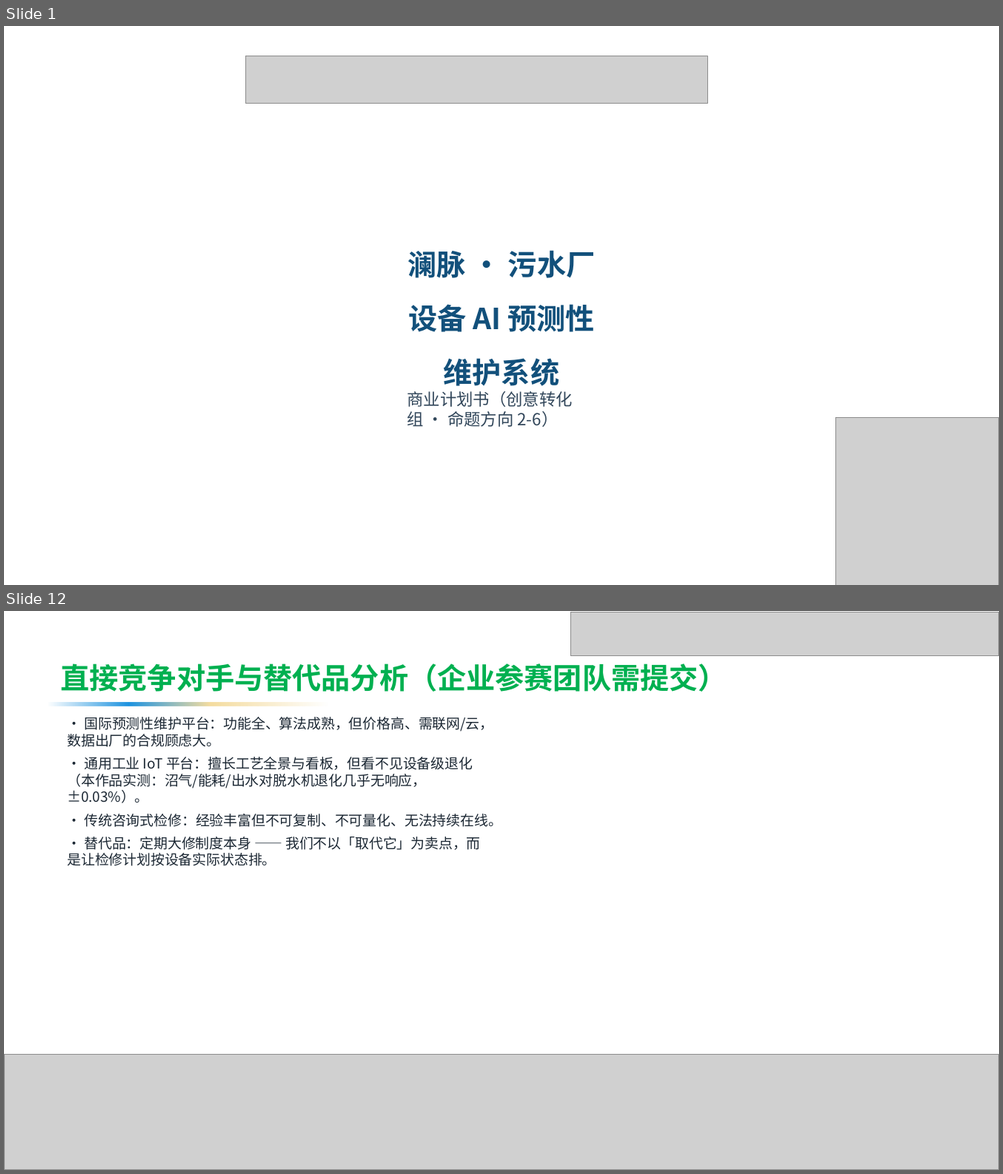
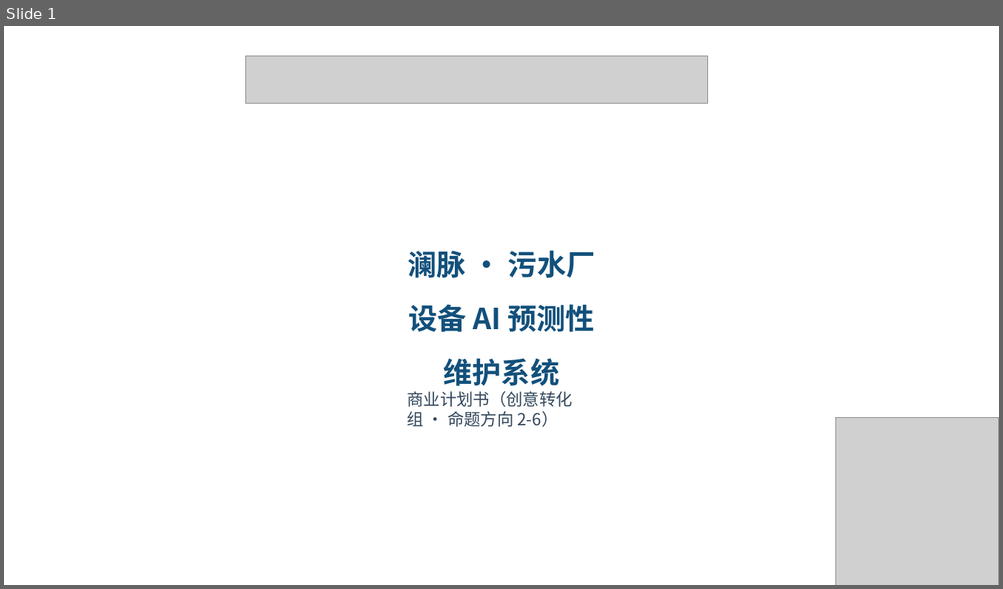
Before and after one commit to by739yang/BEWG_PdM, a slide deck: deliverables/ppt/澜脉_商业计划书.pptx. Shown one above the other, each under a label of ours: slides 1 and 12 before the commit, slide 1 after it; the slides between them are not shown. The pictures are 1003x1174 and 1003x589 pixels, drawn with LibreOffice and Linux fonts; fonts in the diff are those of the drawing; grey boxes stand for pictures; background and template pictures are left out. Boxes give left, top, right and bottom in pixels: in the first picture for what was removed or moved away, otherwise in the second. Text is boxed around its words. In the diff, an @@ line names an element or a change of style, - is before the commit and + after.

```diff
--- a/deliverables/ppt/澜脉_商业计划书.pptx
+++ b/deliverables/ppt/澜脉_商业计划书.pptx
@@ slide 12 removed at box(4, 611, 999, 1170), background picture (left out) @@
@@ picture removed at box(570, 612, 999, 655) @@
@@ text removed at box(61, 664, 727, 692) @@
-直接竞争对手与替代品分析（企业参赛团队需提交）
@@ rectangle removed at box(48, 702, 328, 706) @@
@@ text removed at box(67, 717, 501, 866) @@
-· 国际预测性维护平台：功能全、算法成熟，但价格高、需联网/云，数据出厂的合规顾虑大。
-· 通用工业 IoT 平台：擅长工艺全景与看板，但看不见设备级退化（本作品实测：沼气/能耗/出水对脱水机退化几乎无响应，±0.03%）。
-· 传统咨询式检修：经验丰富但不可复制、不可量化、无法持续在线。
-· 替代品：定期大修制度本身 —— 我们不以「取代它」为卖点，而是让检修计划按设备实际状态排。
@@ picture removed at box(4, 1055, 999, 1170) @@
```
Also in this commit, not shown: 18 slides changed, 1 slide added, 10 other slides removed, 21 other files.
